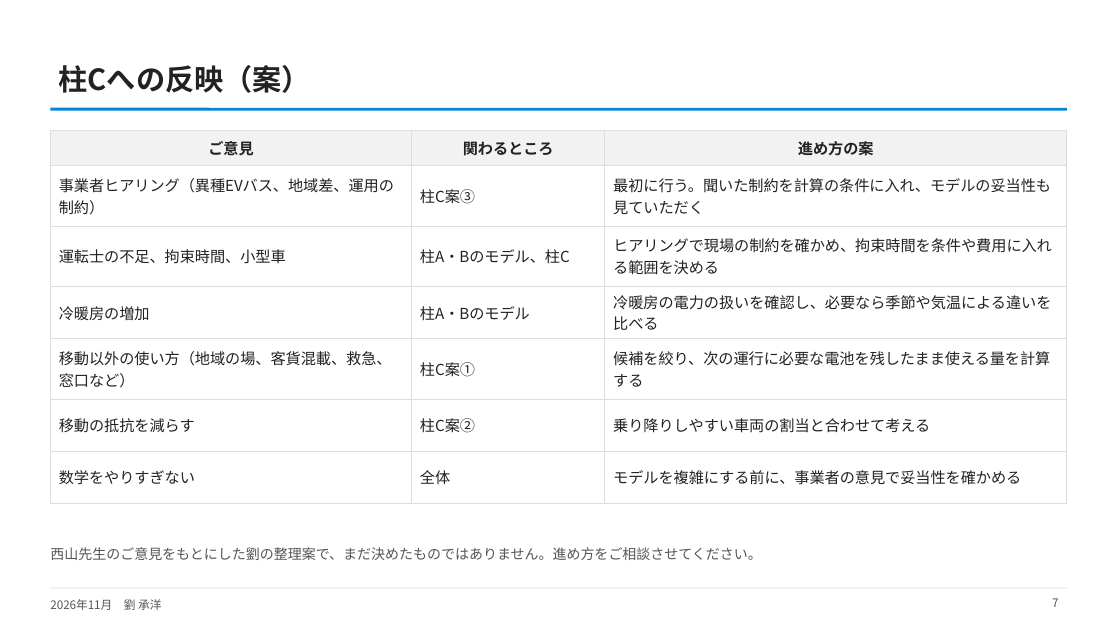
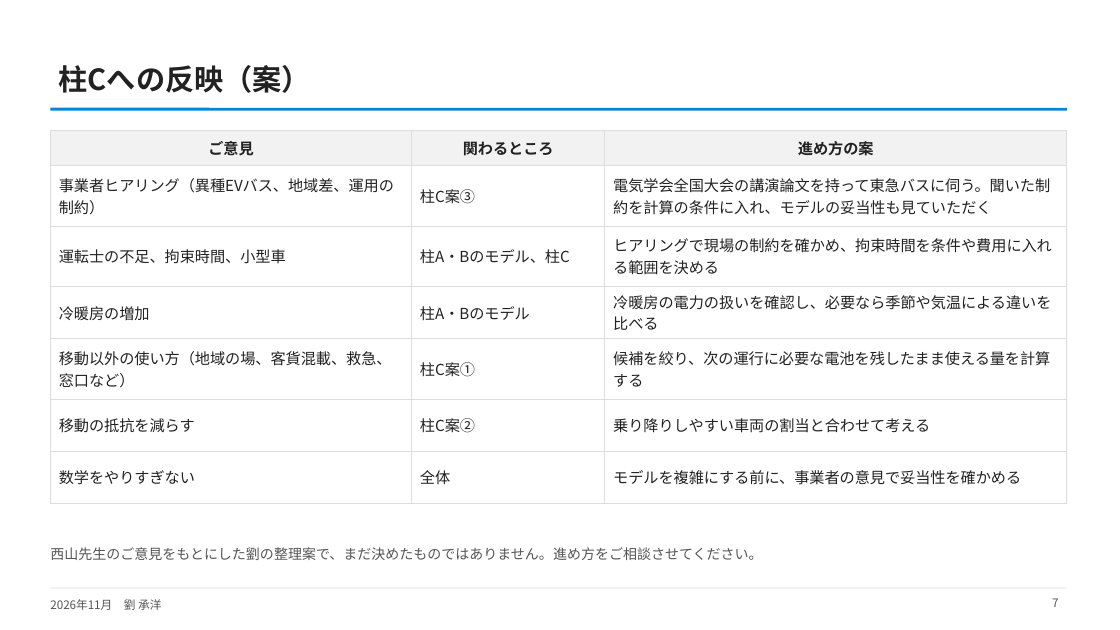
Before and after one commit to CYLIU2003/master-course, a slide deck: slide 7 of outcome/2026-11-17_nishiyama_feedback_report/西山先生とのご相談の報告_占部先生・中島先生.pptx. Drawn at 1120x630 pixels with LibreOffice and Linux fonts; fonts in the diff are those of the drawing. Boxes give left, top, right and bottom in pixels: in the first picture for what was removed or moved away, otherwise in the second. Text is boxed around its words. In the diff, an @@ line names an element or a change of style, - is before the commit and + after.

```diff
--- a/outcome/2026-11-17_nishiyama_feedback_report/西山先生とのご相談の報告_占部先生・中島先生.pptx
+++ b/outcome/2026-11-17_nishiyama_feedback_report/西山先生とのご相談の報告_占部先生・中島先生.pptx
@@ table at bbox=[50, 130, 1067, 489] @@
-row 2, column 3: 最初に行う。聞いた制約を計算の条件に入れ、モデルの妥当性も見ていただく
+row 2, column 3: 電気学会全国大会の講演論文を持って東急バスに伺う。聞いた制約を計算の条件に入れ、モデルの妥当性も見ていただく
```
Also in this commit, not shown: 3 other slides changed, 1 other file.
